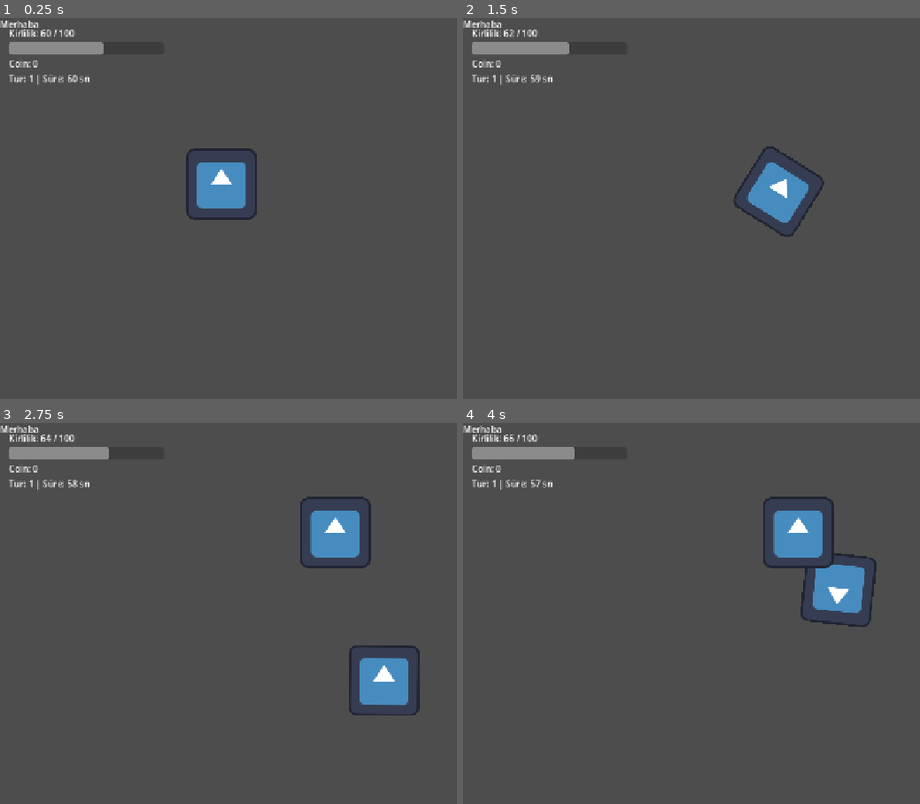
Above: before the commit, frames 1-4 (two rows, left to right).
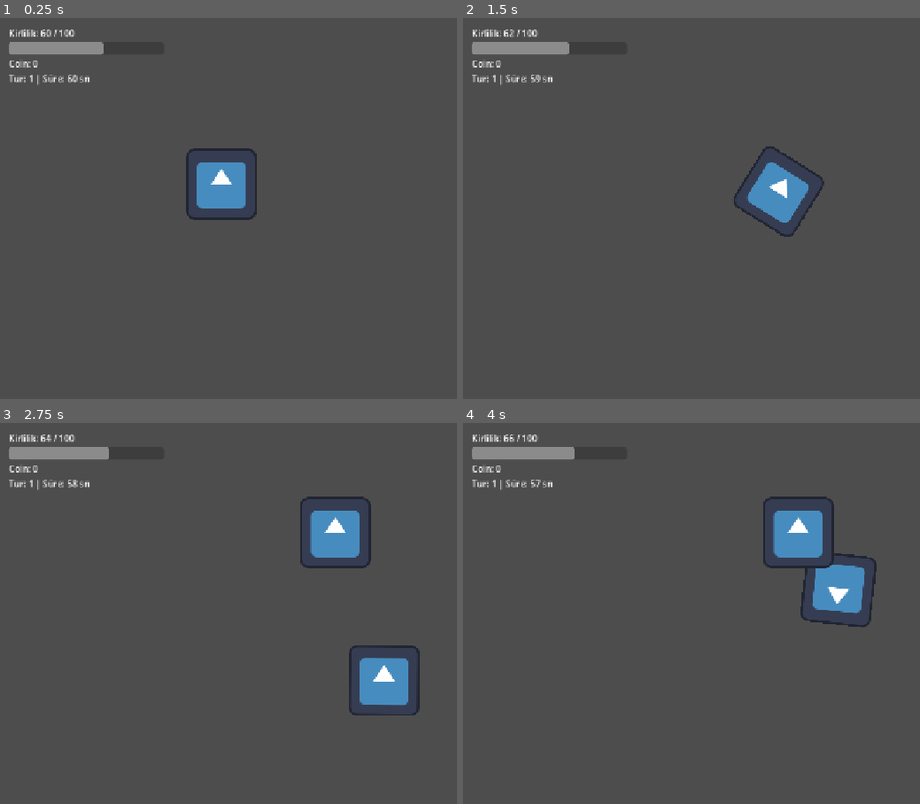
Above: after the commit, the same moments.

Repository: tubaiskol/Mavi-Donus-Hackathon-Team22
Game: Godot game, scene res://scenes/main.tscn
Same seed, same stepped clock (60 frames per second), same inputs: the game is played once before the commit and once after it. The engine's default icon, where the game draws it, is replaced by a stand-in: a white triangle on a blue panel in a dark square.
Inputs:
- Up to frame 1 (0.25 s): no input
- Up to frame 2 (1.5 s): tap Enter at 0.5 s; hold Right (move_right) 0.53-1.28 s; hold Down (move_down) from 1.28 s (still down)
- Up to frame 3 (2.75 s): release Down (move_down) at 2.03 s; hold Right (move_right) from 2.03 s (still down)
- Up to frame 4 (4 s): release Right (move_right) at 2.78 s; hold Up (move_up) 2.78-3.53 s; hold Left (move_left) from 3.53 s (still down)

The runs differ from the first frame. In frame 1, 0.1% of the frame differs, in the area x 0-9%, y 0-3%; in frame 2, 0.1%; in frame 3, 0.1%; in frame 4, 0.1%.

Commit message:
Magaza panelinin merkezi ekran merkeziyle eslendi

Diff:
--- a/scenes/main.tscn
+++ b/scenes/main.tscn
@@ -4,14 +4,10 @@
 [ext_resource type="PackedScene" uid="uid://dal13eh2yd3x8" path="res://scenes/boat.tscn" id="1_o5qli"]
 [ext_resource type="Script" uid="uid://ug3bjlbeaad5" path="res://scripts/spawner.gd" id="2_0wfyh"]
 [ext_resource type="Script" uid="uid://cqjj1xadja0lq" path="res://scripts/hud.gd" id="3_sugp2"]
+[ext_resource type="Script" uid="uid://b41fdxguha28w" path="res://scripts/shop.gd" id="5_tbgi4"]
 
 [node name="Main" type="Node2D" unique_id=697647994]
 script = ExtResource("1_jyhfs")
-
-[node name="Label" type="Label" parent="." unique_id=1705647243]
-offset_right = 70.0
-offset_bottom = 23.0
-text = "Merhaba"
 
 [node name="Boat" parent="." unique_id=2030048938 instance=ExtResource("1_o5qli")]
 position = Vector2(400, 300)
@@ -50,6 +46,7 @@
 process_mode = 3
 layer = 2
 visible = false
+script = ExtResource("5_tbgi4")
 
 [node name="PanelContainer" type="PanelContainer" parent="ShopPanel" unique_id=1883819500]
 custom_minimum_size = Vector2(400, 240)
--- /dev/null
+++ b/scripts/shop.gd
@@ -0,0 +1,92 @@
+extends CanvasLayer
+
+const SPEED_COST := 10
+const NET_COST := 8
+const SOLAR_COST := 15
+
+var speed_bought := false
+var net_bought := false
+
+@onready var coins_label: Label = $PanelContainer/VBoxContainer/CoinsLabel
+@onready var speed_button: Button = $PanelContainer/VBoxContainer/SpeedButton
+@onready var net_button: Button = $PanelContainer/VBoxContainer/NetButton
+@onready var solar_button: Button = $PanelContainer/VBoxContainer/SolarButton
+@onready var continue_button: Button = $PanelContainer/VBoxContainer/ContinueButton
+
+
+func _ready() -> void:
+	hide()
+
+	GameState.round_ended.connect(_open_shop)
+	GameState.coins_changed.connect(_refresh)
+
+	speed_button.pressed.connect(_buy_speed)
+	net_button.pressed.connect(_buy_net)
+	solar_button.pressed.connect(_buy_solar)
+
+	# İkinci tura geçiş sonraki adımda bağlanacak.
+	continue_button.disabled = true
+
+	_refresh(GameState.coins)
+
+
+func _open_shop() -> void:
+	if GameState.current_round != 1 or GameState.game_over:
+		return
+
+	_refresh(GameState.coins)
+	show()
+
+	# Panelin yerleşiminin tamamlanmasını bekle.
+	await get_tree().process_frame
+
+	var panel: PanelContainer = $PanelContainer
+
+	# Önceki merkez çapalarını ve konum ofsetlerini temizle.
+	panel.set_anchors_and_offsets_preset(Control.PRESET_TOP_LEFT)
+
+	var screen_center := get_viewport().get_visible_rect().get_center()
+	panel.position = screen_center - panel.size * 0.5
+
+
+func _buy_speed() -> void:
+	if speed_bought or GameState.coins < SPEED_COST:
+		return
+
+	speed_bought = true
+	GameState.boat_speed += 60.0
+	GameState.add_coins(-SPEED_COST)
+
+
+func _buy_net() -> void:
+	if net_bought or GameState.coins < NET_COST:
+		return
+
+	net_bought = true
+	GameState.pickup_radius += 25.0
+	GameState.add_coins(-NET_COST)
+
+
+func _buy_solar() -> void:
+	if GameState.has_solar or GameState.coins < SOLAR_COST:
+		return
+
+	GameState.has_solar = true
+	GameState.add_coins(-SOLAR_COST)
+
+
+func _refresh(value: int) -> void:
+	coins_label.text = "Coin: %d" % value
+
+	speed_button.disabled = speed_bought or value < SPEED_COST
+	net_button.disabled = net_bought or value < NET_COST
+	solar_button.disabled = GameState.has_solar or value < SOLAR_COST
+
+	if speed_bought:
+		speed_button.text = "Hızlı Motor — Alındı"
+
+	if net_bought:
+		net_button.text = "Geniş Ağ — Alındı"
+
+	if GameState.has_solar:
+		solar_button.text = "Güneş Paneli — Alındı"
Not shown, added: scripts/shop.gd.uid
